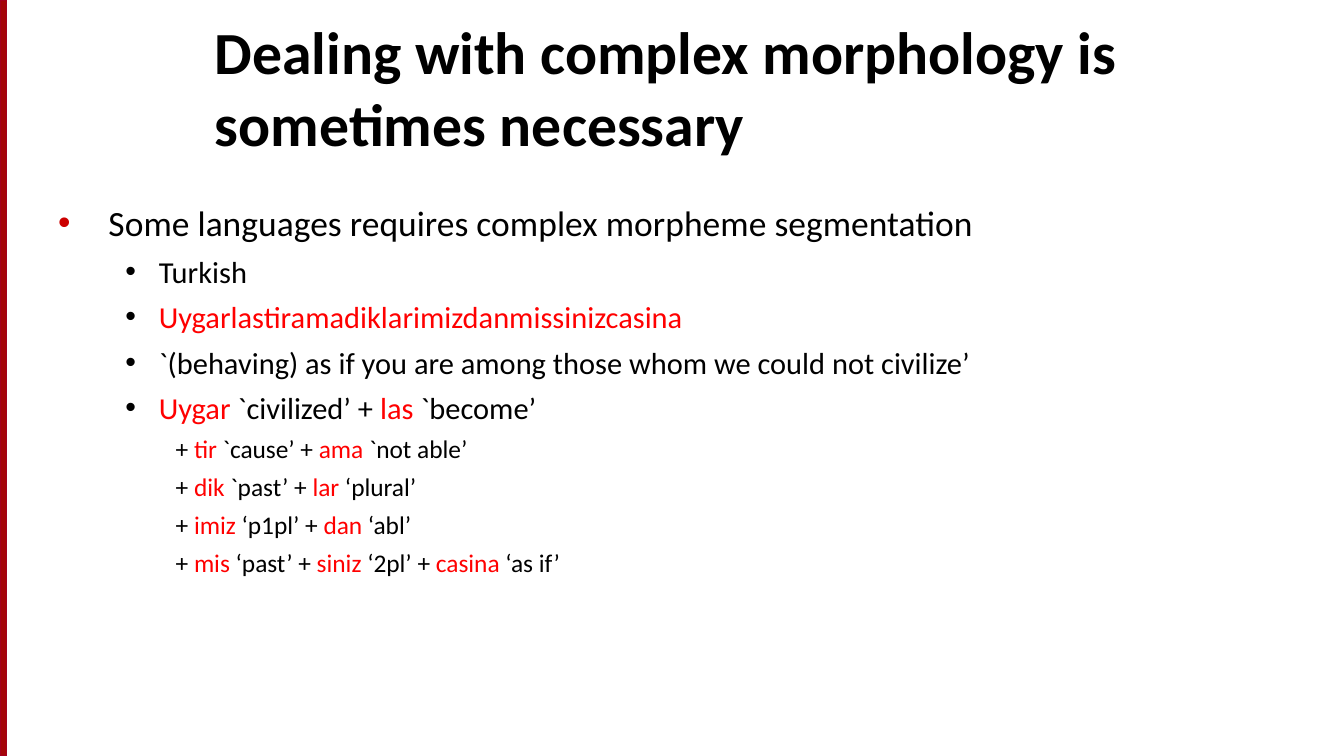
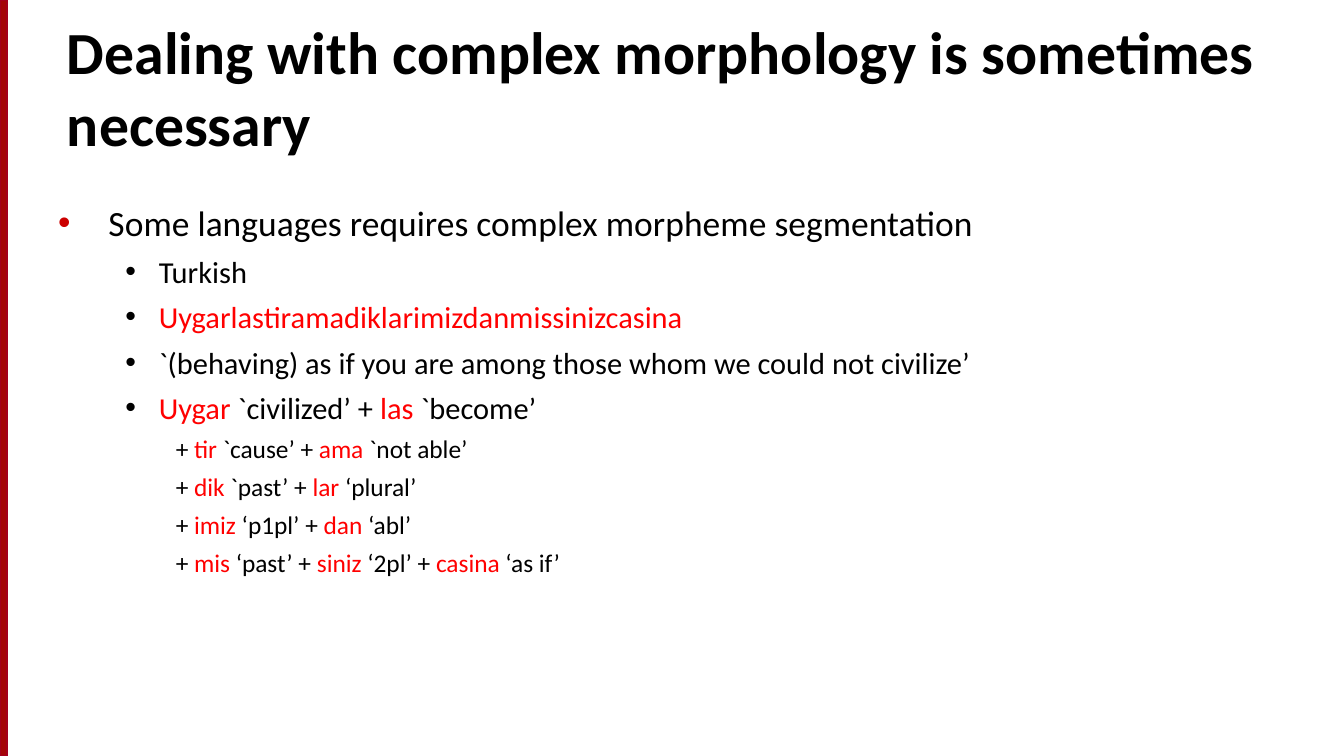
Before and after one commit to motazsaad/NLP-ICTS6361, a slide deck: slide 38 of textbooks/Speech and Language Processing/chapters/2_TextProc.pptx. Drawn at 1344x756 pixels with LibreOffice and Linux fonts; fonts in the diff are those of the drawing. Boxes give left, top, right and bottom in pixels: in the first picture for what was removed or moved away, otherwise in the second. Text is boxed around its words. In the diff, an @@ line names an element or a change of style, - is before the commit and + after.

```diff
--- a/textbooks/Speech and Language Processing/chapters/2_TextProc.pptx
+++ b/textbooks/Speech and Language Processing/chapters/2_TextProc.pptx
@@ text "Dealing with complex morphology is ..." rewrapped from (215, 32, 1116, 156) to (67, 32, 1254, 156) @@
```
Also in this commit, not shown: 18 other slides changed.
